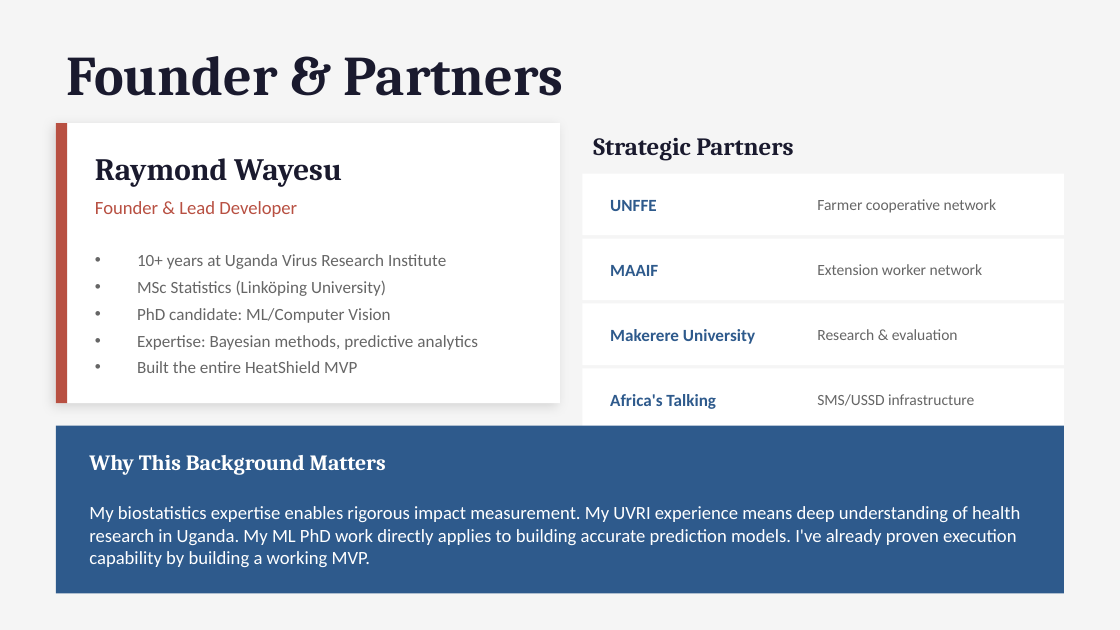
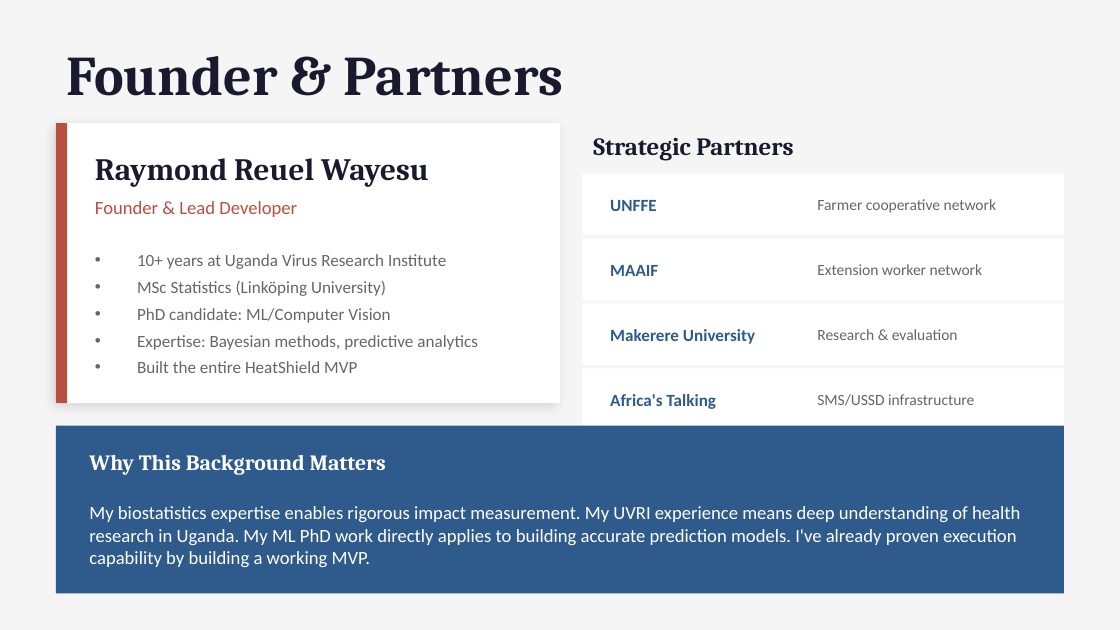
Before and after one commit to rryesuafuga/heatshieldagri, a slide deck: slide 9 of docs/HeatShield_Agri_Pitch_Deck.pptx. Drawn at 1120x630 pixels with LibreOffice and Linux fonts; fonts in the diff are those of the drawing. Boxes give left, top, right and bottom in pixels: in the first picture for what was removed or moved away, otherwise in the second. Text is boxed around its words. In the diff, an @@ line names an element or a change of style, - is before the commit and + after.

```diff
--- a/docs/HeatShield_Agri_Pitch_Deck.pptx
+++ b/docs/HeatShield_Agri_Pitch_Deck.pptx
@@ text at [95,158,429,187]: text changed @@
-Raymond Wayesu
+Raymond Reuel Wayesu
```
Also in this commit, not shown: 3 other slides changed, 16 other files.
